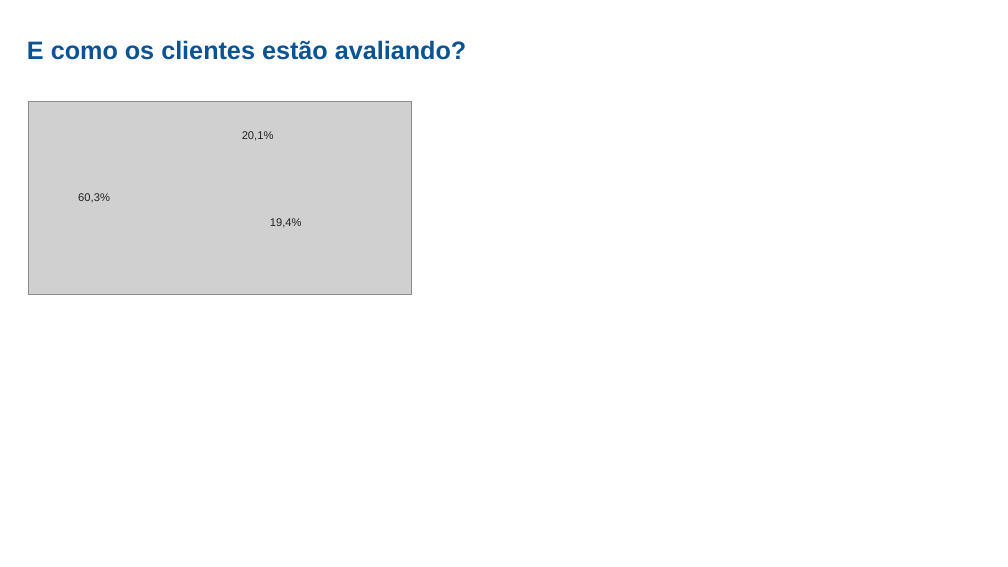
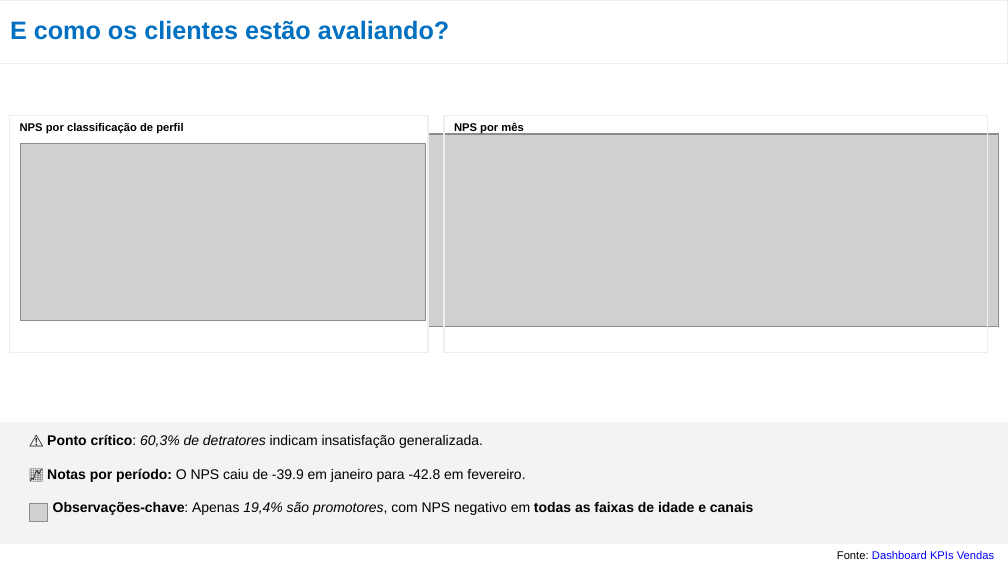
Before and after one commit to siads/projeto_git, a slide deck: slide 6 of Untitled presentation.pptx. Drawn at 1008x567 pixels with LibreOffice and Linux fonts; fonts in the diff are those of the drawing; grey boxes stand for pictures. Boxes give left, top, right and bottom in pixels: in the first picture for what was removed or moved away, otherwise in the second. Text is boxed around its words. In the diff, an @@ line names an element or a change of style, - is before the commit and + after.

```diff
--- a/Untitled presentation.pptx
+++ b/Untitled presentation.pptx
@@ rectangle "E como os clientes estão ..." resized from (x1=27, y1=40, x2=466, y2=60) to (x1=0, y1=0, x2=1008, y2=64) @@
@@ rectangle "E como os clientes estão ..." at (x1=0, y1=0, x2=1008, y2=64): text colour #0B5394 to #0070C0; fill none to #FFFFFF; outline none to #EEEEEE 0.75 pt @@
@@ rectangle added at (x1=10, y1=116, x2=428, y2=353), outline #EEEEEE 1 pt @@
@@ rectangle added at (x1=445, y1=116, x2=988, y2=353), outline #EEEEEE 1 pt @@
@@ picture resized from (x1=28, y1=102, x2=412, y2=294) to (x1=20, y1=144, x2=425, y2=321) @@
@@ text added at (x1=20, y1=123, x2=183, y2=134), 8 pt, text #000000, bold @@
+NPS por classificação de perfil
@@ text removed at (x1=242, y1=131, x2=274, y2=141) @@
-20,1%
@@ picture added at (x1=428, y1=134, x2=999, y2=327) @@
@@ text added at (x1=454, y1=123, x2=523, y2=134), 8 pt, text #000000, bold @@
+NPS por mês
@@ text removed at (x1=78, y1=193, x2=110, y2=202) @@
-60,3%
@@ text removed at (x1=270, y1=218, x2=302, y2=228) @@
-19,4%
@@ rectangle added at (x1=0, y1=422, x2=1008, y2=543), fill #F3F3F3, outline #F4F4F4 0.75 pt, 10 pt, text #000000 @@
+⚠️ Ponto crítico: 60,3% de detratores indicam insatisfação generalizada.
+📈 Notas por período: O NPS caiu de -39.9 em janeiro para -42.8 em fevereiro.
+Observações-chave: Apenas 19,4% são promotores, com NPS negativo em todas as faixas de idade e canais
@@ picture added at (x1=29, y1=503, x2=48, y2=522) @@
@@ text added at (x1=837, y1=551, x2=994, y2=559), 8 pt, text #0000FF @@
+Fonte: Dashboard KPIs Vendas
```
Also in this commit, not shown: 5 other slides changed, 1 slide added, 3 slides removed, 1 other file.
